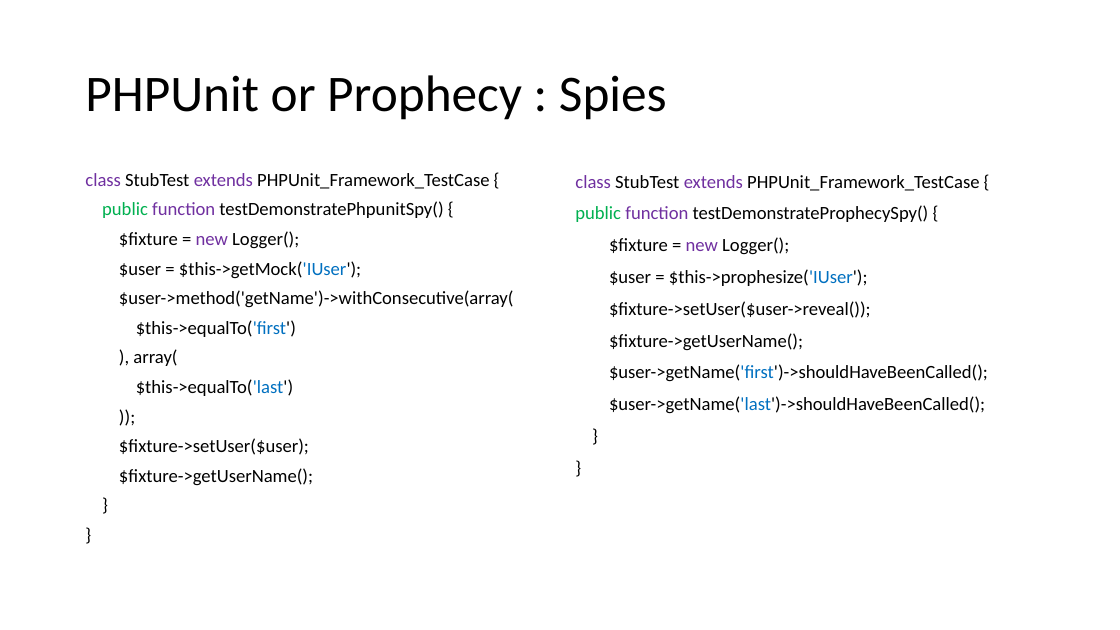
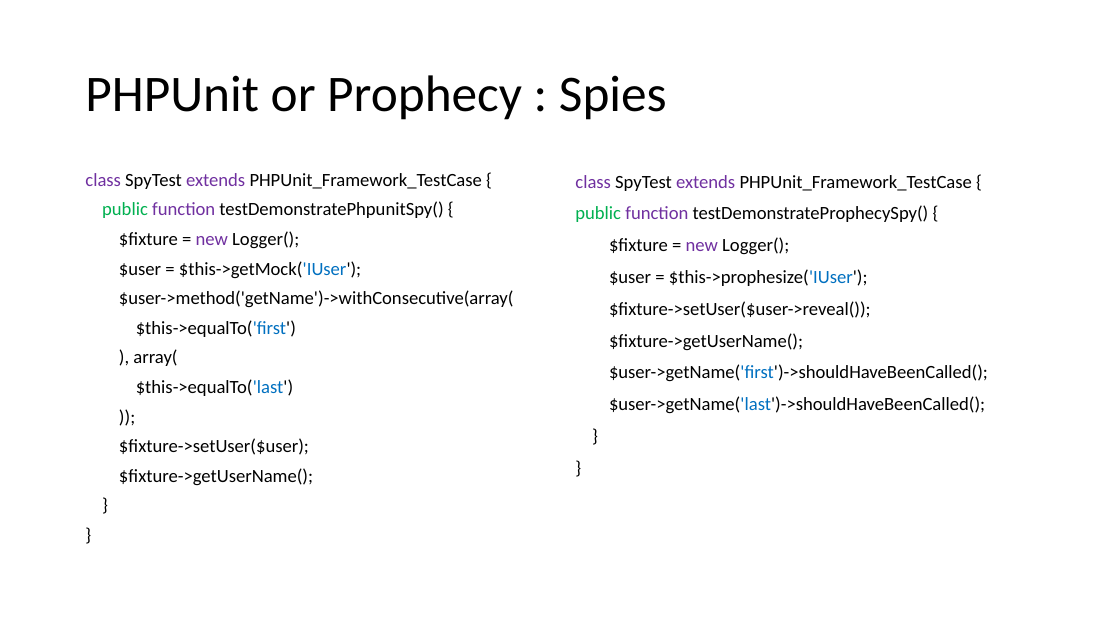
Before and after one commit to docljn/phpunit-or-prophecy-for-mocks, a slide deck: slide 48 of Creating Unit Test Mocks - PHPUnit or Prophecy.odp. Drawn at 1120x630 pixels with LibreOffice and Linux fonts; fonts in the diff are those of the drawing. Boxes give left, top, right and bottom in pixels: in the first picture for what was removed or moved away, otherwise in the second. Text is boxed around its words. In the diff, an @@ line names an element or a change of style, - is before the commit and + after.

```diff
--- a/Creating Unit Test Mocks - PHPUnit or Prophecy.odp
+++ b/Creating Unit Test Mocks - PHPUnit or Prophecy.odp
@@ text at [85, 173, 482, 189]: text changed @@
-class StubTest extends PHPUnit_Framework_TestCase {
+class SpyTest extends PHPUnit_Framework_TestCase {
@@ text at [575, 175, 972, 191]: text changed @@
-class StubTest extends PHPUnit_Framework_TestCase {
+class SpyTest extends PHPUnit_Framework_TestCase {
```
Also in this commit, not shown: 5 other slides changed, 1 slide added, 2 other files.
